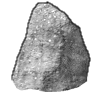
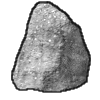
Layered file, before and after one edit (100px x 100px). Changes by layer:
painted on "line" over [11, 1, 91, 93]
